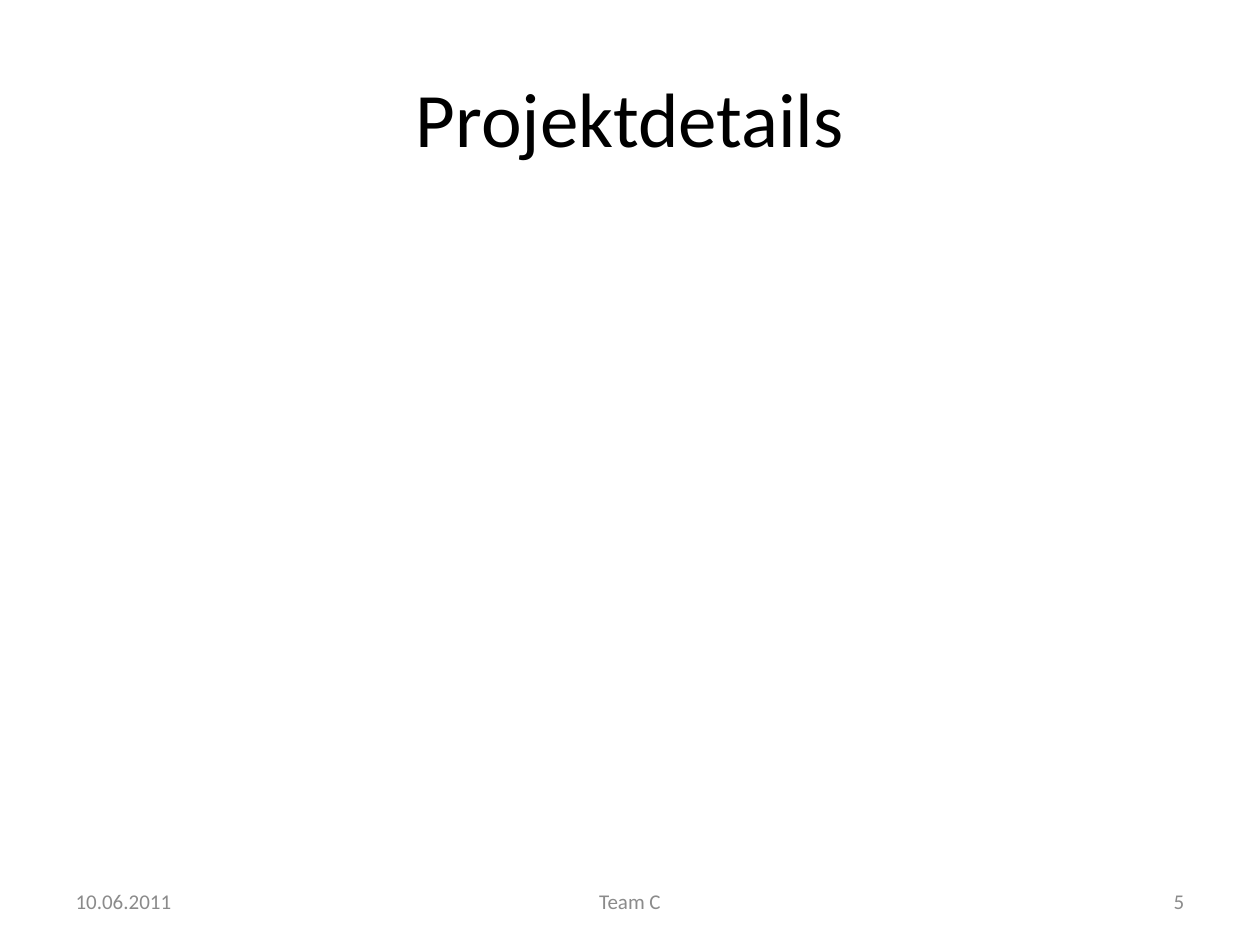
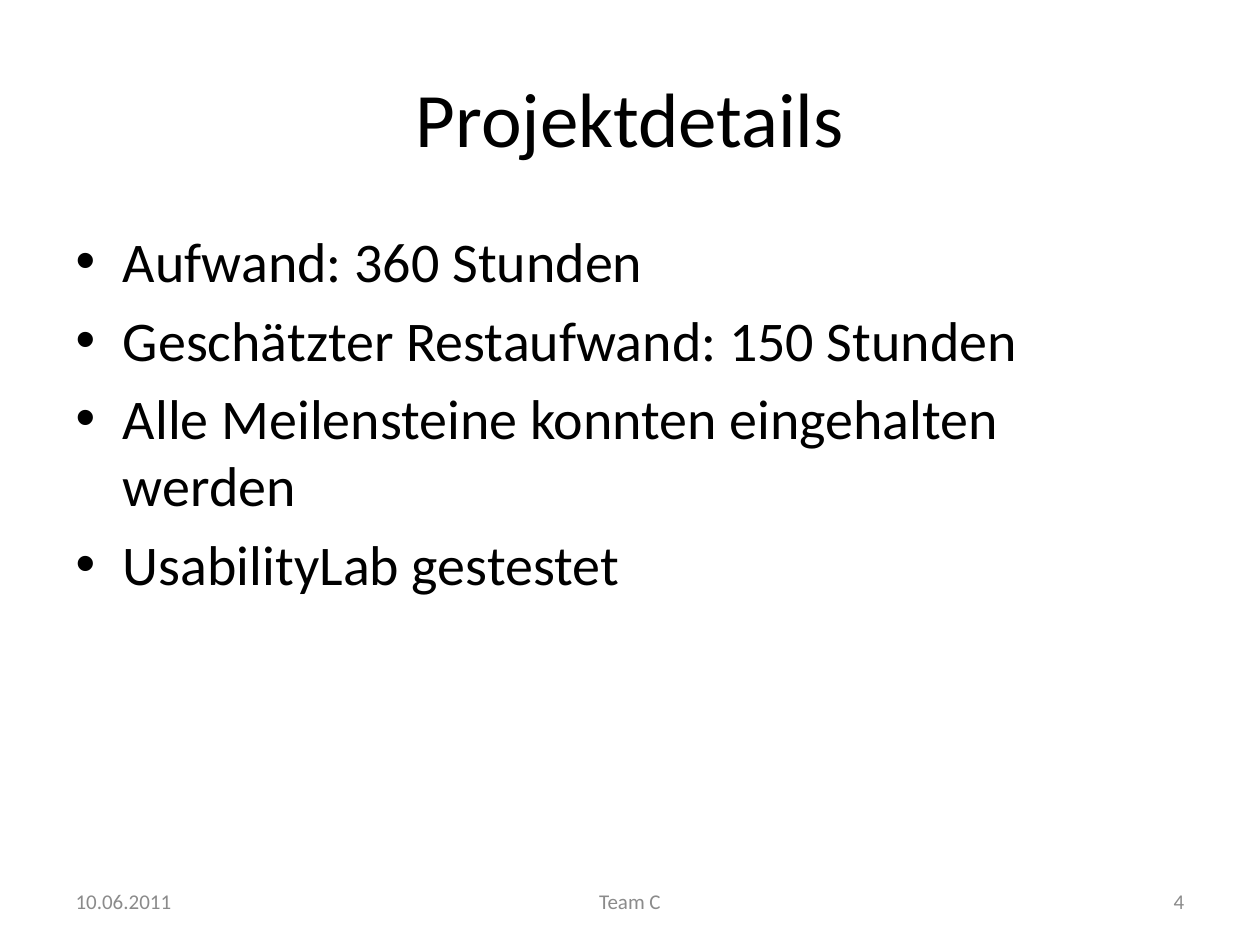
Before and after one commit to manuelTscholl/easydiet-team-c, a slide deck: slide 4 of doc/Abschluss/EasyDiet.pptx (slide 5 before the commit). Drawn at 1260x945 pixels with LibreOffice and Linux fonts; fonts in the diff are those of the drawing. Boxes give left, top, right and bottom in pixels: in the first picture for what was removed or moved away, otherwise in the second. Text is boxed around its words. In the diff, an @@ line names an element or a change of style, - is before the commit and + after.

```diff
--- a/doc/Abschluss/EasyDiet.pptx
+++ b/doc/Abschluss/EasyDiet.pptx
@@ text added at [123,243,1017,595], 32 pt, text #000000 @@
+• Aufwand: 360 Stunden
+• Geschätzter Restaufwand: 150 Stunden
+• Alle Meilensteine konnten eingehalten werden
+• UsabilityLab gestestet
@@ page number at [1174,895,1185,909]: text changed @@
-5
+4
```
Also in this commit, not shown: 11 other slides changed, 11 slides added, 3 other files.
